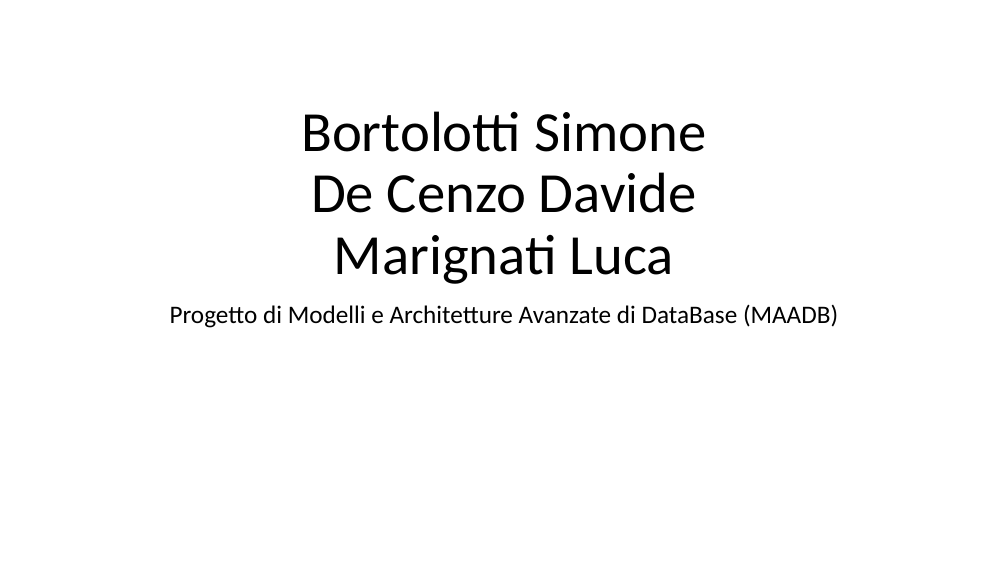
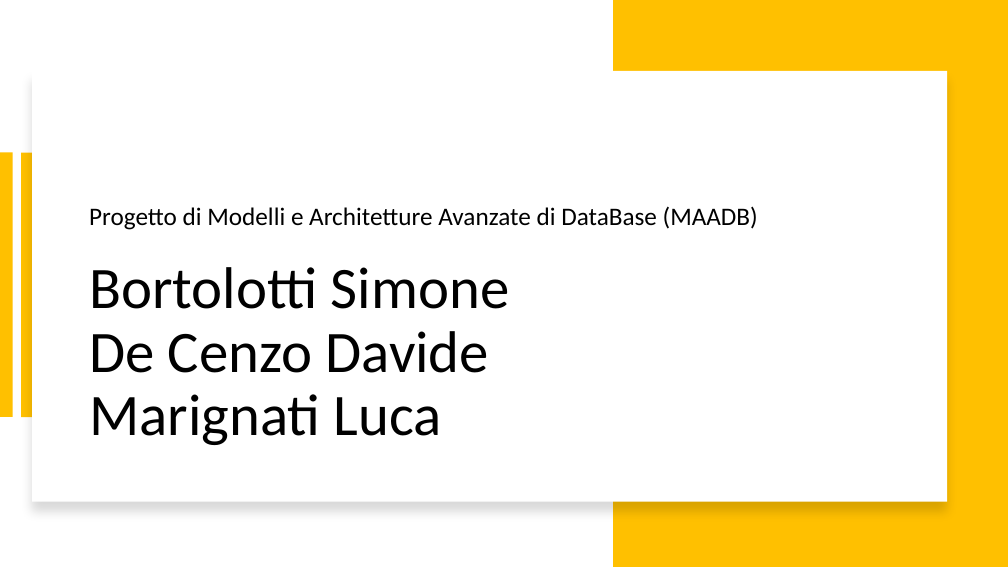
Before and after one commit to lucaMari94/mongodb-sentiment-analysis, a slide deck: slide 1 of silde/slide.pptx. Drawn at 1008x567 pixels with LibreOffice and Linux fonts; fonts in the diff are those of the drawing. Boxes give left, top, right and bottom in pixels: in the first picture for what was removed or moved away, otherwise in the second. Text is boxed around its words. In the diff, an @@ line names an element or a change of style, - is before the commit and + after.

Commit message:
slide wip

```diff
--- a/silde/slide.pptx
+++ b/silde/slide.pptx
@@ rectangle added at [613, 0, 1008, 567], fill #FFC000 @@
@@ rectangle added at [32, 71, 947, 502], fill #FFFFFF @@
@@ subtitle "Progetto di Modelli e Architetture ...": place and size @@
-subtitle "Progetto di Modelli e Architetture ..." at [170, 304, 838, 328]
+subtitle "Progetto di Modelli e Architetture ..." at [89, 206, 758, 230]
@@ subtitle "Progetto di Modelli e Architetture ..." at [89, 206, 758, 230]: alignment centre to left; vertical alignment top to bottom @@
@@ rectangle added at [0, 152, 12, 417], fill #FFC000 @@
@@ rectangle added at [21, 152, 34, 417], fill #FFC000 @@
@@ title "Bortolotti Simone De Cenzo Davide ...": place and size @@
-title "Bortolotti Simone De Cenzo Davide ..." at [301, 111, 706, 284]
+title "Bortolotti Simone De Cenzo Davide ..." at [89, 267, 509, 445]
@@ title "Bortolotti Simone De Cenzo Davide ..." at [89, 267, 509, 445]: size 54 to 56 pt; alignment centre to left; vertical alignment bottom to top @@
```
Also in this commit, not shown: 2 other slides changed, 23 slides added, 5 slides removed, 8 other files.
